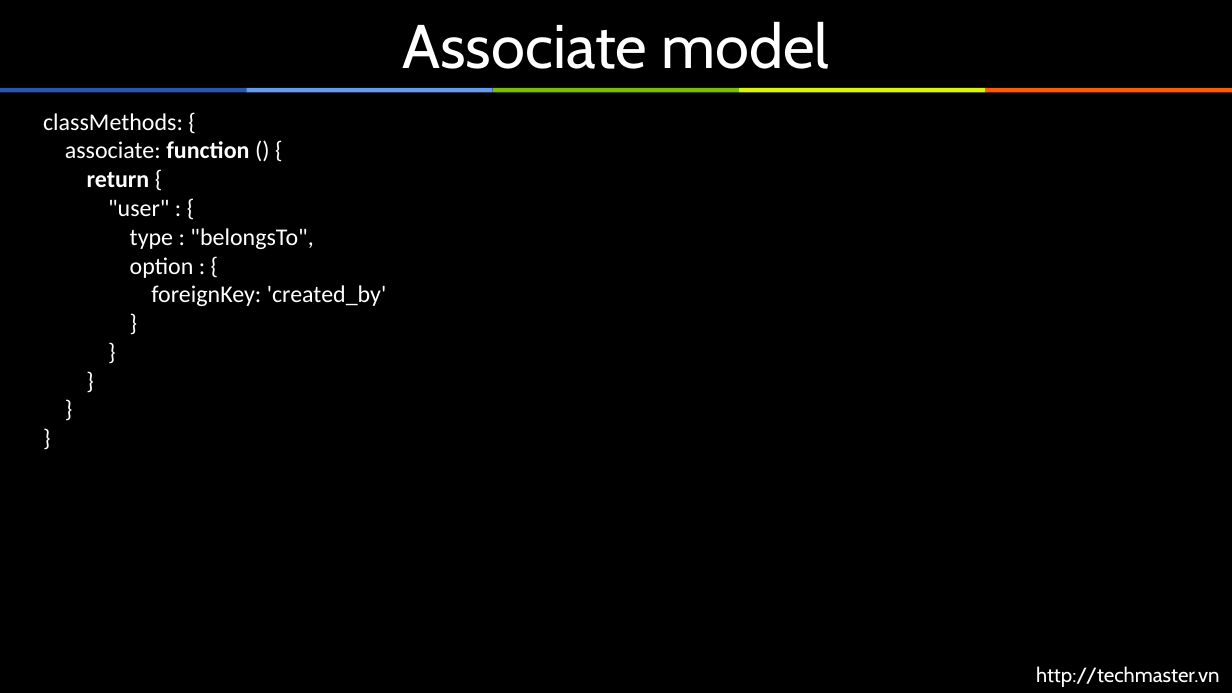
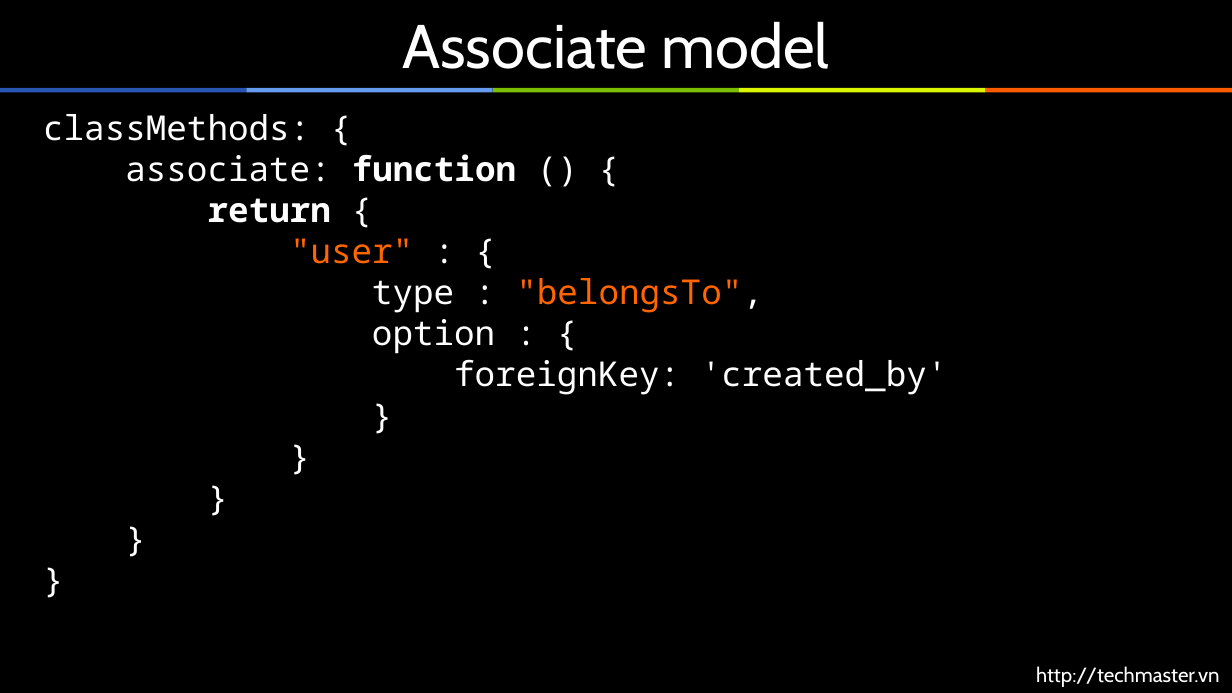
Before and after one commit to arrowjs/Documents, a slide deck: slide 29 of ArrowjsBasic.pptx (slide 26 before the commit). Drawn at 1232x693 pixels with LibreOffice and Linux fonts; fonts in the diff are those of the drawing; background and template pictures are left out. Boxes give left, top, right and bottom in pixels: in the first picture for what was removed or moved away, otherwise in the second. Text is boxed around its words. In the diff, an @@ line names an element or a change of style, - is before the commit and + after.

```diff
--- a/ArrowjsBasic.pptx
+++ b/ArrowjsBasic.pptx
@@ text "classMethods: { associate: function () ..." at <box>43,114,948,395</box>: size 14 to 20 pt, font Calibri to Noto Sans Mono; text colour #FFFFFF to #FF6600 in ""user" "belongsTo"," @@
```
Also in this commit, not shown: 2 other slides changed, 3 slides added.
